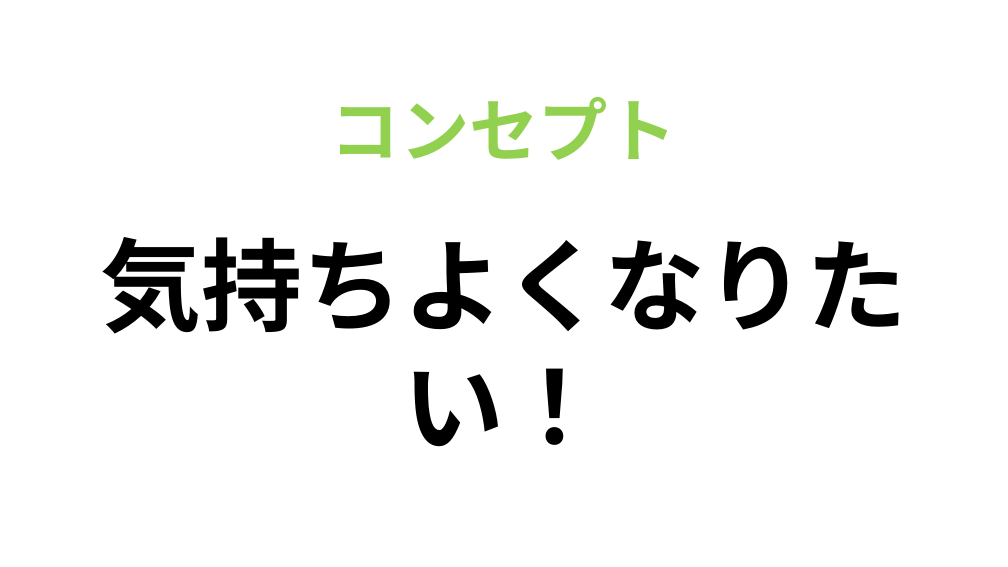
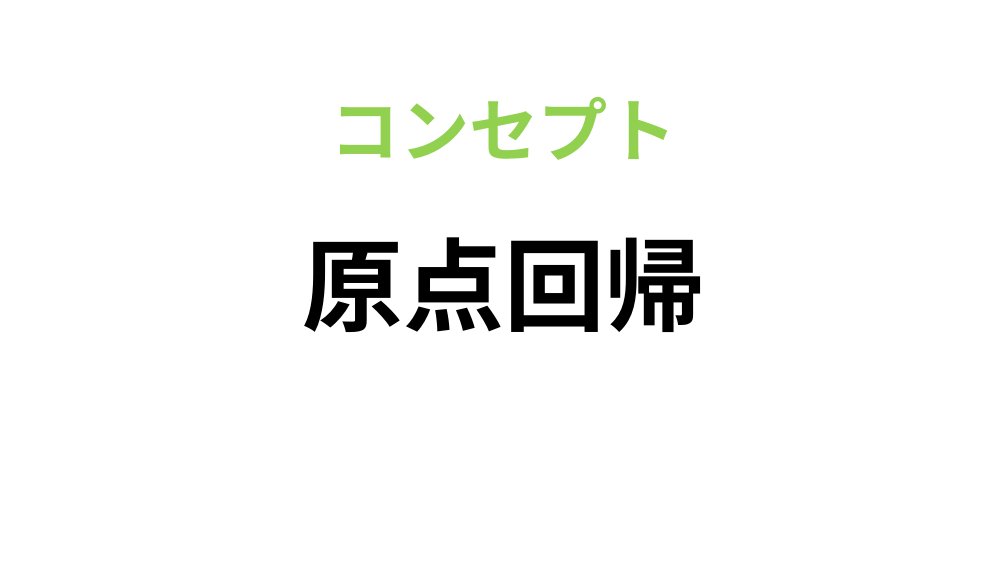
Before and after one commit to TomoyaKanazaki/Act_OneMonth, a slide deck: slide 2 of 企画系資料/企画書.pptx. Drawn at 1008x567 pixels with LibreOffice and Linux fonts; fonts in the diff are those of the drawing. Boxes give left, top, right and bottom in pixels: in the first picture for what was removed or moved away, otherwise in the second. Text is boxed around its words. In the diff, an @@ line names an element or a change of style, - is before the commit and + after.

```diff
--- a/企画系資料/企画書.pptx
+++ b/企画系資料/企画書.pptx
@@ text at box(302, 237, 705, 332): text changed @@
-気持ちよくなりたい！
+原点回帰
```
Also in this commit, not shown: 3 slides added, 5 slides removed, 28 other files.
